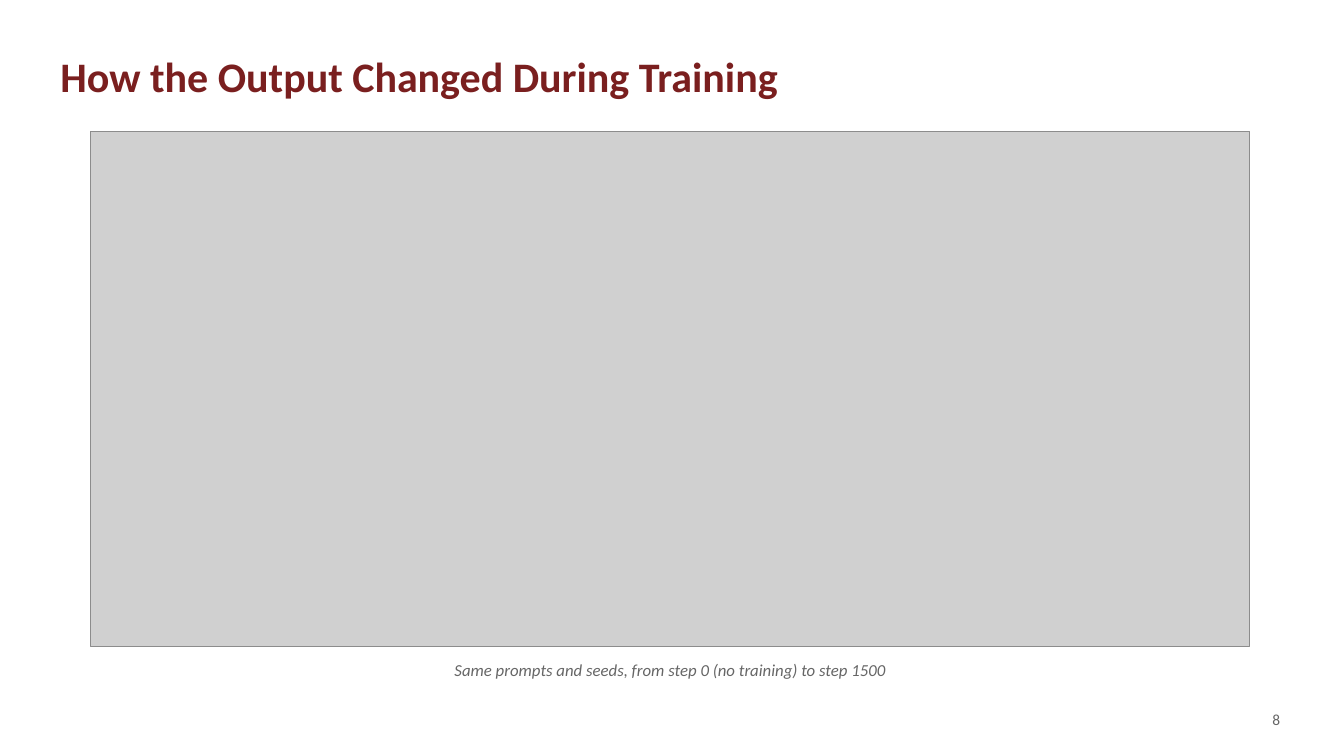
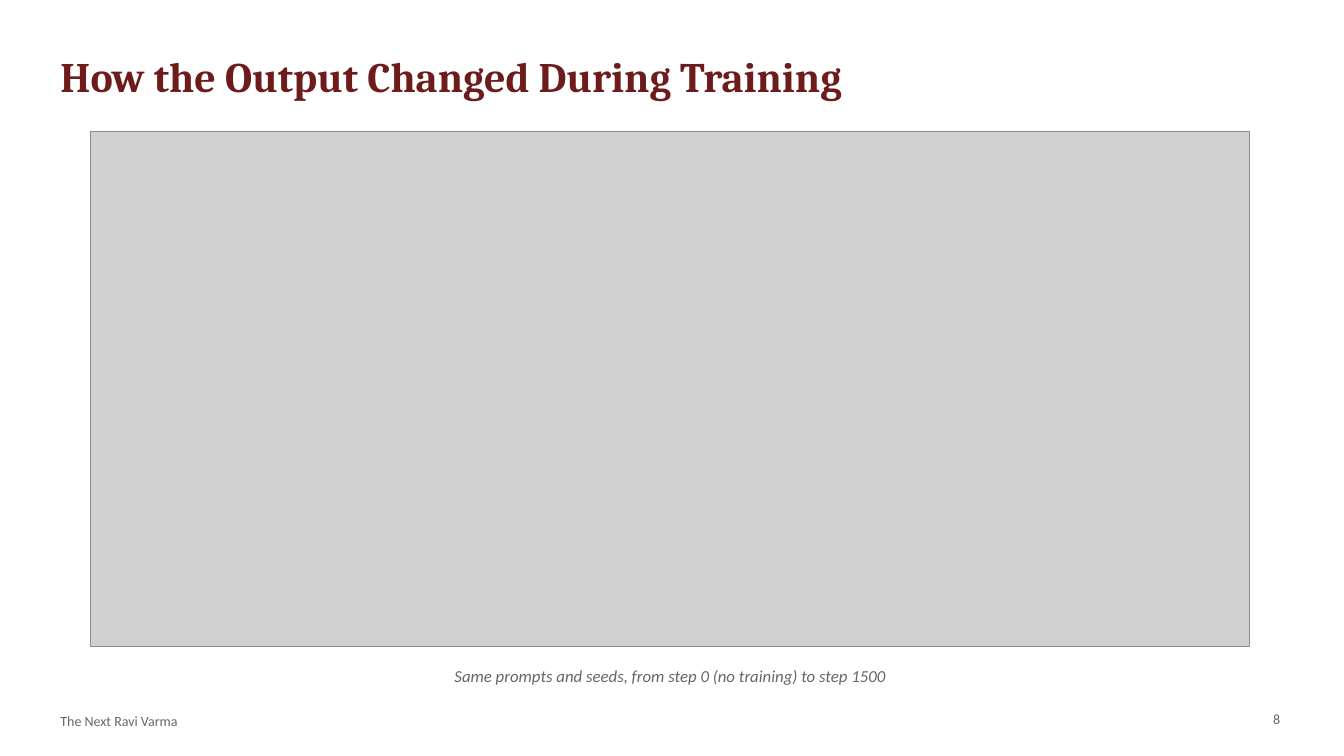
Before and after one commit to f20240684-cmd/the-next-ravi-varma-v2, a slide deck: slide 8 of docs/The_Next_Ravi_Varma_Milestone2_Review.pptx. Drawn at 1344x756 pixels with LibreOffice and Linux fonts; fonts in the diff are those of the drawing; grey boxes stand for pictures. Boxes give left, top, right and bottom in pixels: in the first picture for what was removed or moved away, otherwise in the second. Text is boxed around its words. In the diff, an @@ line names an element or a change of style, - is before the commit and + after.

```diff
--- a/docs/The_Next_Ravi_Varma_Milestone2_Review.pptx
+++ b/docs/The_Next_Ravi_Varma_Milestone2_Review.pptx
@@ title "How the Output Changed During ..." at (x1=60, y1=62, x2=842, y2=102): font Calibri to Cambria, text colour #7A1F1F to #6E1B1B @@
@@ text "Same prompts and seeds, from ..." at (x1=454, y1=670, x2=885, y2=685): text colour #666666 to #6B6560 @@
@@ text added at (x1=60, y1=716, x2=178, y2=726), 10 pt, text #6B6560 @@
+The Next Ravi Varma
@@ page number at (x1=1273, y1=714, x2=1280, y2=724): size 11 to 10 pt, text colour #666666 to #6B6560 @@
```
Also in this commit, not shown: 12 other slides changed, 1 other file.
